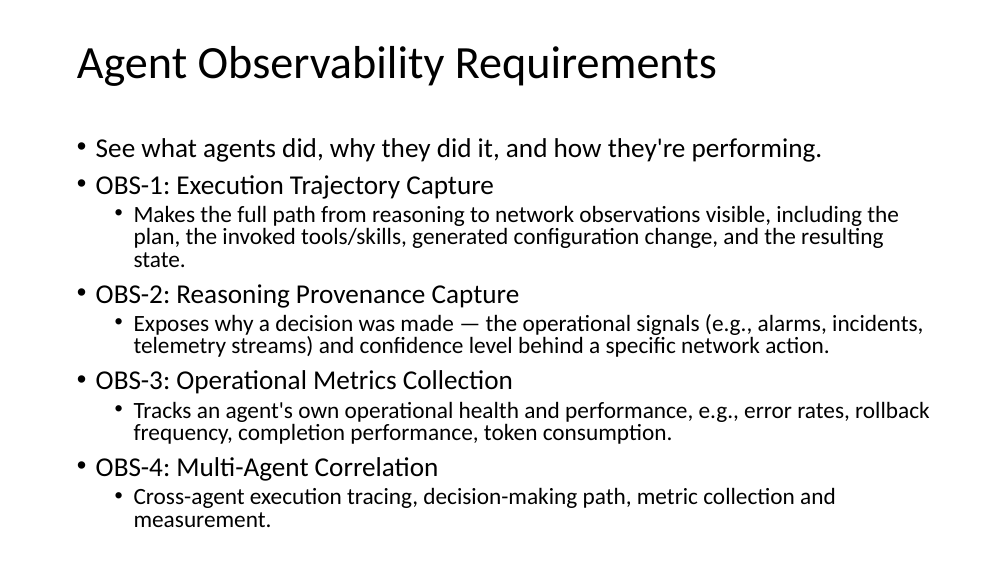
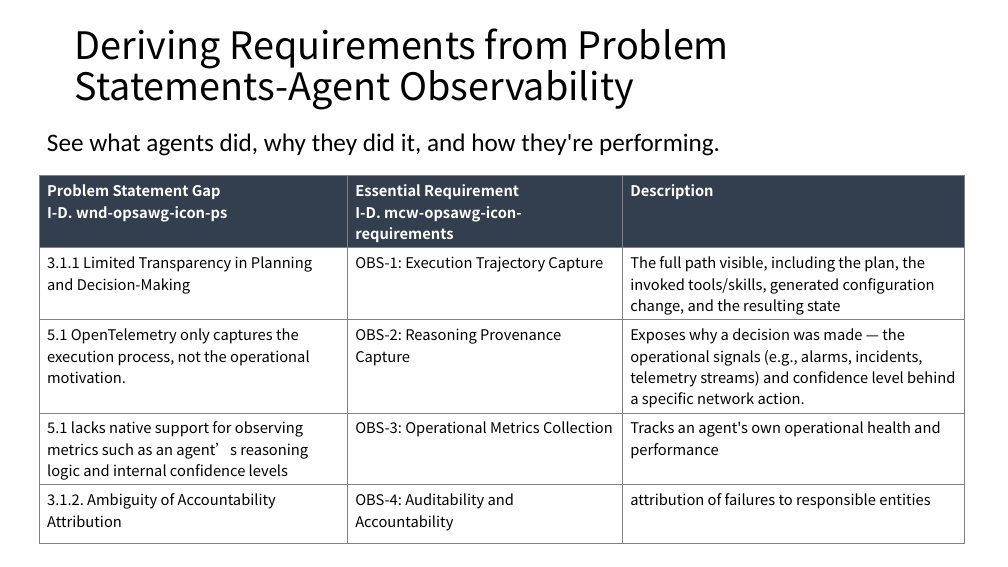
Before and after one commit to QiufangMa/AgentImpact2YANG, a slide deck: slide 4 of Side Meetings/ICON-requirements.pptx. Drawn at 1008x567 pixels with LibreOffice and Linux fonts; fonts in the diff are those of the drawing. Boxes give left, top, right and bottom in pixels: in the first picture for what was removed or moved away, otherwise in the second. Text is boxed around its words. In the diff, an @@ line names an element or a change of style, - is before the commit and + after.

```diff
--- a/Side Meetings/ICON-requirements.pptx
+++ b/Side Meetings/ICON-requirements.pptx
@@ title at box(75, 28, 729, 110): text changed; size 44 to 36 pt; font Calibri to Noto Sans CJK SC @@
-Agent Observability Requirements
+Deriving Requirements from Problem Statements-Agent Observability
@@ text added at box(47, 133, 720, 156), 24 pt, text #000000 @@
+See what agents did, why they did it, and how they're performing.
@@ text removed at box(96, 138, 930, 527) @@
-• See what agents did, why they did it, and how they're performing.
-• OBS-1: Execution Trajectory Capture
-  • Makes the full path from reasoning to network observations visible, including the plan, the invoked tools/skills, generated configuration change, and the resulting state.
-• OBS-2: Reasoning Provenance Capture
-  • Exposes why a decision was made — the operational signals (e.g., alarms, incidents, telemetry streams) and confidence level behind a specific network action.
-• OBS-3: Operational Metrics Collection
-  • Tracks an agent's own operational health and performance, e.g., error rates, rollback frequency, completion performance, token consumption.
-• OBS-4: Multi-Agent Correlation
-  • Cross-agent execution tracing, decision-making path, metric collection and measurement.
@@ table added at box(39, 176, 964, 535), 5 rows, 3 columns @@
+Problem Statement Gap / I-D. wnd-opsawg-icon-ps | Essential Requirement / I-D. mcw-opsawg-icon-requirements | Description
+3.1.1 Limited Transparency in Planning and Decision-Making | OBS-1: Execution Trajectory Capture | The full path visible, including the plan, the invoked tools/skills, generated configuration change, and the resulting state
+5.1 OpenTelemetry only captures the execution process, not the operational motivation. | OBS-2: Reasoning Provenance Capture | Exposes why a decision was made — the operational signals (e.g., alarms, incidents, telemetry streams) and confidence level behind a specific network action.
+5.1 lacks native support for observing metrics such as an agent’s reasoning logic and internal confidence levels | OBS-3: Operational Metrics Collection | Tracks an agent's own operational health and performance
+3.1.2. Ambiguity of Accountability Attribution | OBS-4: Auditability and Accountability | attribution of failures to responsible entities
```
Also in this commit, not shown: 5 other slides changed, 1 other file.
